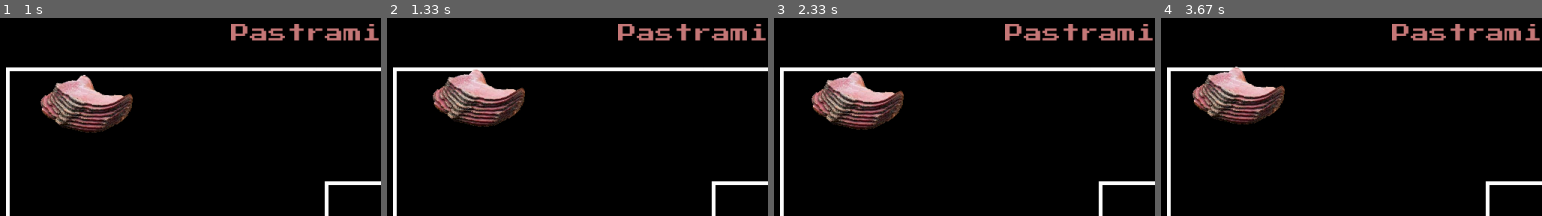
Above: before the commit, frames 1-4 (left to right).
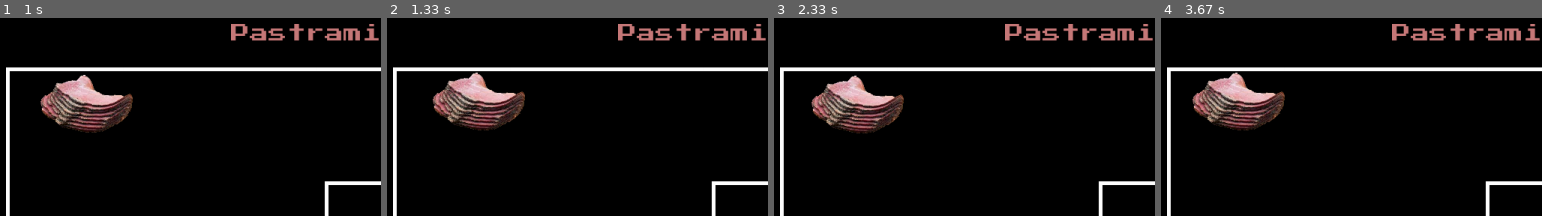
Above: after the commit, the same moments.

Repository: ajknh/PastramiHunter
Game: pygame game, started from main.py
The game is run twice, just before and just after one commit, with the same random seed, the same clock (stepped at 60 frames per second) and the same inputs.
Inputs:
- Up to frame 1 (1 s): hold Right 0.33-0.8 s; hold Up from 0.83 s (still down)
- Up to frame 2 (1.33 s): release Up at 1.13 s; hold Right from 1.17 s (still down)
- Up to frame 3 (2.33 s): release Right at 1.63 s; hold Left 1.67-2.2 s; hold Down from 2.23 s (still down)
- Up to frame 4 (3.67 s): release Down at 2.53 s; hold Left 2.57-2.97 s; hold Up 3-3.37 s; hold Right from 3.4 s (still down)
The pictures show only the part of the screen within x 0-50%, y 0-50%; the shares and areas given below are measured in that part.

Frame 1 is identical in both runs. In frame 2, 3.3% of the frame differs, in the area x 11-37%, y 25-57%; in frame 3, 3.4%; in frame 4, 4.1%, in the area x 8-33%, y 24-57%.

Commit message:
Update main.py
player now bound inside walls

Diff:
--- a/main.py
+++ b/main.py
@@ -19,10 +19,12 @@
 exitgame = False
 
 # pastrami image is main player for now, we will change later
-meatImg = pygame.image.load('pastrami.png')
-meatImg = pygame.transform.scale(meatImg, (140, 90))
-meatX = 110
-meatY = 110
+playerImgX = 140
+playerImgY = 90
+playerImg = pygame.image.load('pastrami.png')
+playerImg = pygame.transform.scale(playerImg, (playerImgX, playerImgY))
+playerX = 110
+playerY = 110
 
 # Add images
 rantaOpen = pygame.image.load('ranta_open.png')
@@ -32,7 +34,7 @@
 rantaClosed = pygame.transform.scale(rantaClosed, (64, 87))
 
 def loadImages(rx, ry):
-    screen.blit(meatImg, (meatX, meatY))
+    screen.blit(playerImg, (playerX, playerY))
     #while True:
         #screen.blit(rantaOpen, (rx,ry))
         #time.sleep(1)
@@ -62,24 +64,42 @@
     # if player holds down key
     pkeys = pygame.key.get_pressed()
     if pkeys[pygame.K_LEFT] or pkeys[pygame.K_a]:
-        meatX -= 1
-        screen.blit(meatImg, (meatX, meatY))
+        playerX -= 1
+        if touching_wall() == False:
+            playerX = 100
+        screen.blit(playerImg, (playerX, playerY))
         time.sleep(0.02)
     elif pkeys[pygame.K_UP] or pkeys[pygame.K_w]:
-        meatY -= 1
-        screen.blit(meatImg, (meatX, meatY))
+        playerY -= 1
+        if touching_wall() == False:
+            playerY = 100
+        screen.blit(playerImg, (playerX, playerY))
         time.sleep(0.02)
     elif pkeys[pygame.K_DOWN] or pkeys[pygame.K_s]:
-        meatY += 1
-        screen.blit(meatImg, (meatX, meatY))
+        playerY += 1
+        if touching_wall() == False:
+            playerY = 550 - playerImgY
+        screen.blit(playerImg, (playerX, playerY))
         time.sleep(0.02)
     elif pkeys[pygame.K_RIGHT] or pkeys[pygame.K_d]:
-        meatX += 1
-        screen.blit(meatImg, (meatX, meatY))
+        playerX += 1
+        if touching_wall() == False:
+            playerX = 1100 - playerImgX
+        screen.blit(playerImg, (playerX, playerY))
         time.sleep(0.02)
 
     # --- Game logic should go here
-
+    def touching_wall():
+        if playerX < 100:
+            return False
+        elif playerY < 100:
+            return False
+        elif playerY + playerImgY > 550:
+            return False
+        elif playerX + playerImgX > 1100:
+            return False
+        # numbers are wall coordinates, playerImg variables for potentially
+        # varying player image sizes in the future
     # --- Screen-clearing code goes here
 
     screen.fill(BLACK)
